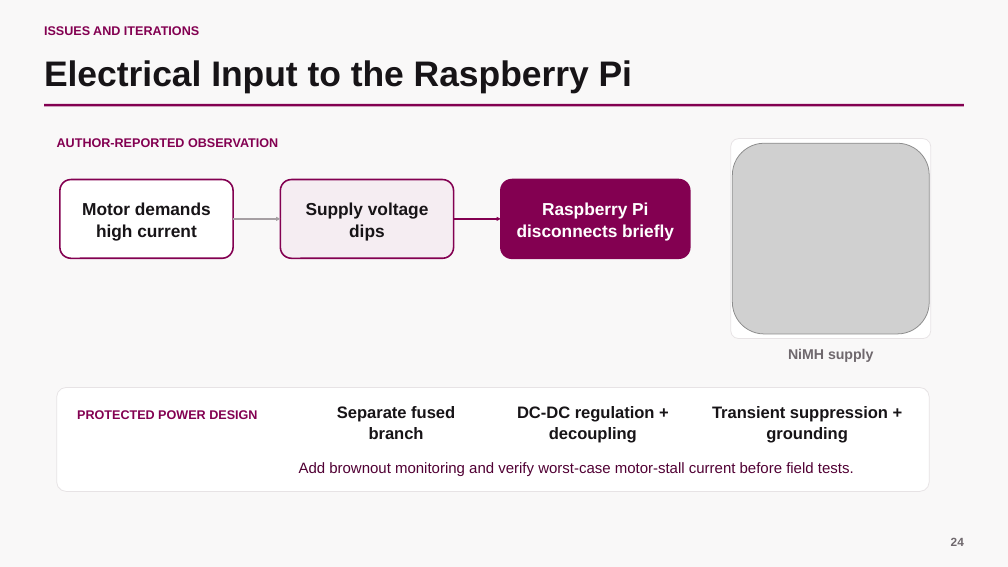
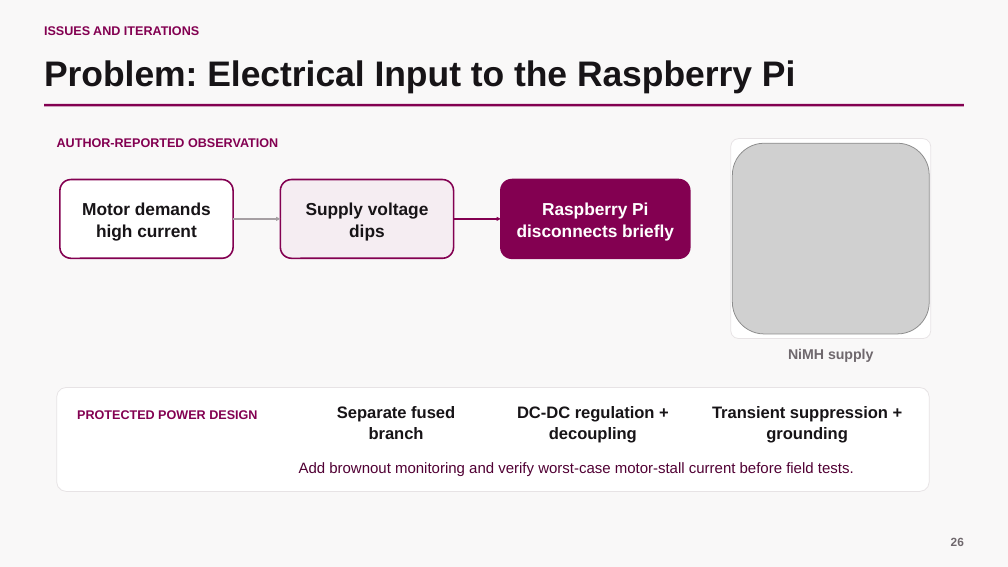
Before and after one commit to scarlet-radio-control/scarlet-radio-control, a slide deck: slide 26 of PRESENTATION.pptx (slide 24 before the commit). Drawn at 1008x567 pixels with LibreOffice and Linux fonts; fonts in the diff are those of the drawing; grey boxes stand for pictures. Boxes give left, top, right and bottom in pixels: in the first picture for what was removed or moved away, otherwise in the second. Text is boxed around its words. In the diff, an @@ line names an element or a change of style, - is before the commit and + after.

```diff
--- a/PRESENTATION.pptx
+++ b/PRESENTATION.pptx
@@ text at <box>44,60,795,94</box>: text changed @@
-Electrical Input to the Raspberry Pi
+Problem: Electrical Input to the Raspberry Pi
@@ text at <box>951,538,964,546</box>: text changed @@
-24
+26
```
Also in this commit, not shown: 27 other slides changed, 5 slides added.
